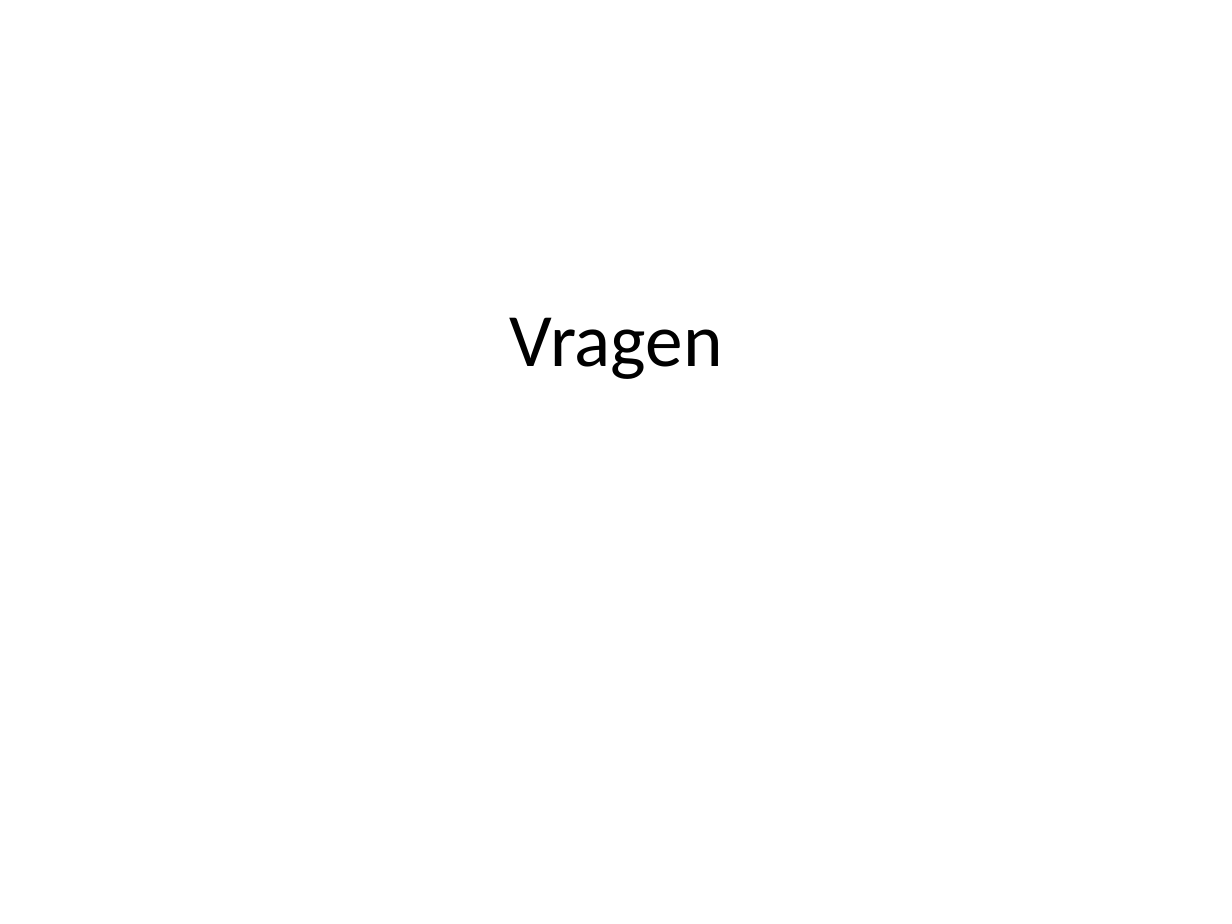
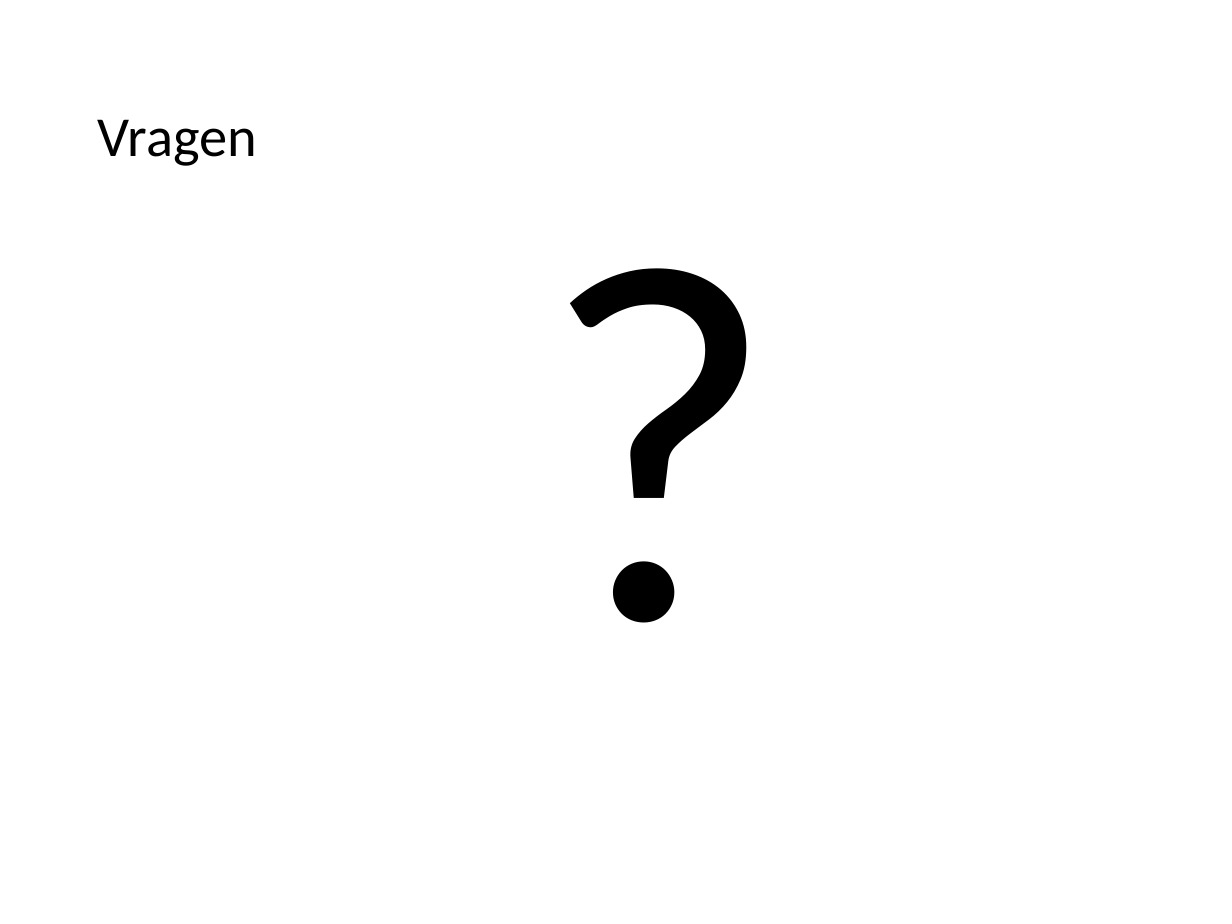
Before and after one commit to popoiopo/Heuristieken, a slide deck: slide 18 of Bram_versie2.pptx (slide 16 before the commit). Drawn at 1232x924 pixels with LibreOffice and Linux fonts; fonts in the diff are those of the drawing. Boxes give left, top, right and bottom in pixels: in the first picture for what was removed or moved away, otherwise in the second. Text is boxed around its words. In the diff, an @@ line names an element or a change of style, - is before the commit and + after.

```diff
--- a/Bram_versie2.pptx
+++ b/Bram_versie2.pptx
@@ title "Vragen": place and size @@
-title "Vragen" at (509,317,722,379)
+title "Vragen" at (97,119,257,166)
@@ title "Vragen" at (97,119,257,166): size 44 to 33 pt; alignment centre to left; line spacing 1 to 0.9 @@
@@ text added at (527,219,1184,752), 300 pt, text #000000 @@
+?
```
Also in this commit, not shown: 1 other slide changed, 2 slides added.
